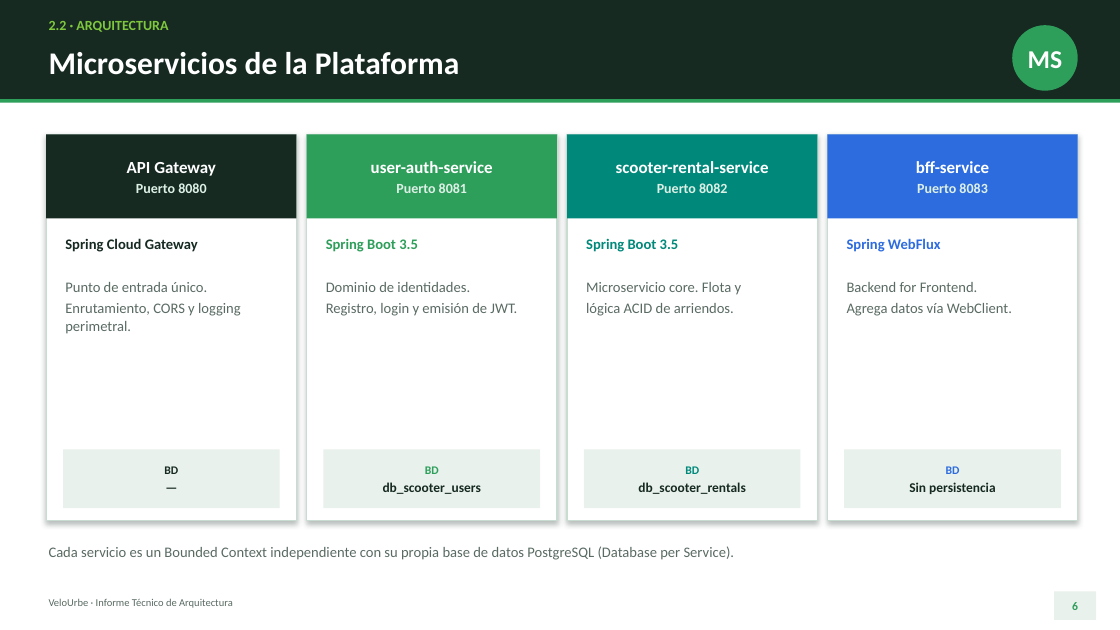
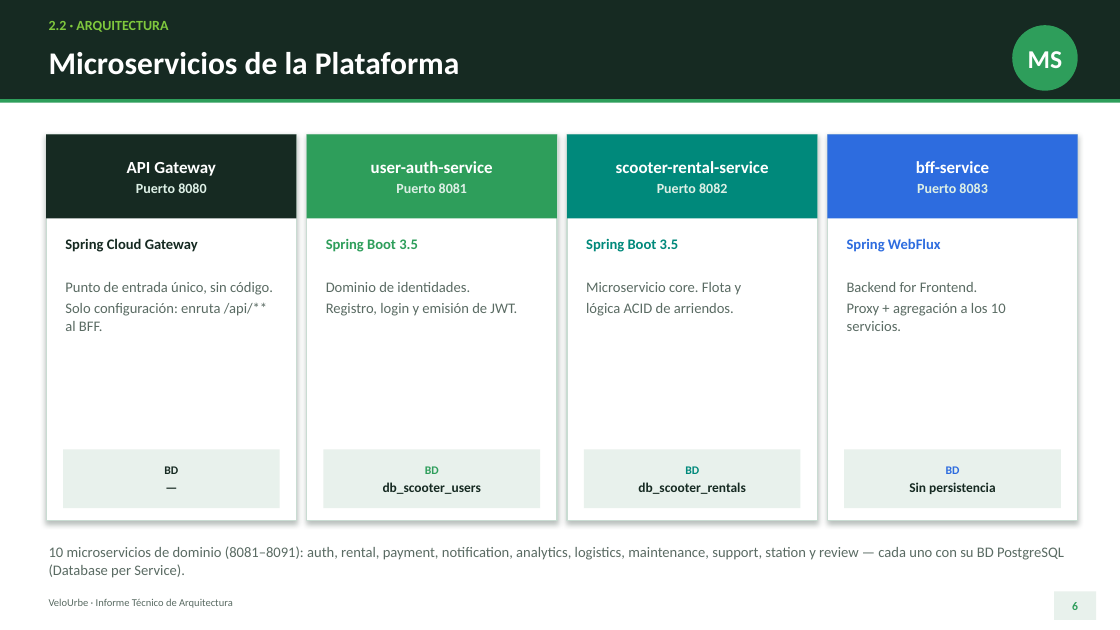
Before and after one commit to ethan1213/velourbe-platform, a slide deck: slide 6 of Presentacion VeloUrbe.pptx. Drawn at 1120x630 pixels with LibreOffice and Linux fonts; fonts in the diff are those of the drawing. Boxes give left, top, right and bottom in pixels: in the first picture for what was removed or moved away, otherwise in the second. Text is boxed around its words. In the diff, an @@ line names an element or a change of style, - is before the commit and + after.

Commit message:
docs: actualiza informe PDF y presentacion PPTX a la arquitectura actual
- Informe Tecnico VeloUrbe.pdf regenerado: 10 microservicios funcionales,
  flujo Gateway -> BFF -> microservicios, tabla completa de servicios y BDs,
  diagramas C2/C3 actualizados (C3 con patron CSR), RF nuevos (pagos,
  estaciones, resenas, BFF proxy), Swagger centralizado y estrategia Git
  con los 12 servicios.
- Presentacion VeloUrbe.pptx actualizada (mismo diseno): portada, contexto,
  arquitectura, diagramas C2, Swagger centralizado, branching y conclusion
  reflejan los 10 microservicios y el Gateway sin codigo.

```diff
--- a/Presentacion VeloUrbe.pptx
+++ b/Presentacion VeloUrbe.pptx
@@ text at (65,282,273,331): text changed @@
-Punto de entrada único.
-Enrutamiento, CORS y logging perimetral.
+Punto de entrada único, sin código.
+Solo configuración: enruta /api/** al BFF.
@@ text at (847,303,1006,331): text changed @@
-Agrega datos vía WebClient.
+Proxy + agregación a los 10 servicios.
@@ text at (49,546,1064,578): text changed @@
-Cada servicio es un Bounded Context independiente con su propia base de datos PostgreSQL (Database per Service).
+10 microservicios de dominio (8081–8091): auth, rental, payment, notification, analytics, logistics, maintenance, support, station y review — cada uno con su BD PostgreSQL (Database per Service).
```
Also in this commit, not shown: 8 other slides changed, 1 other file.
